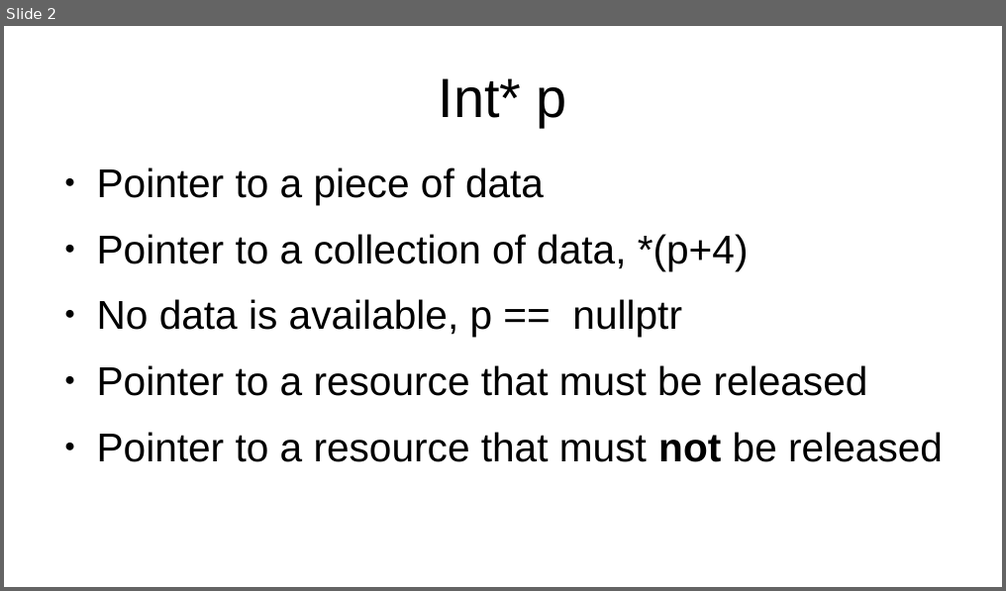
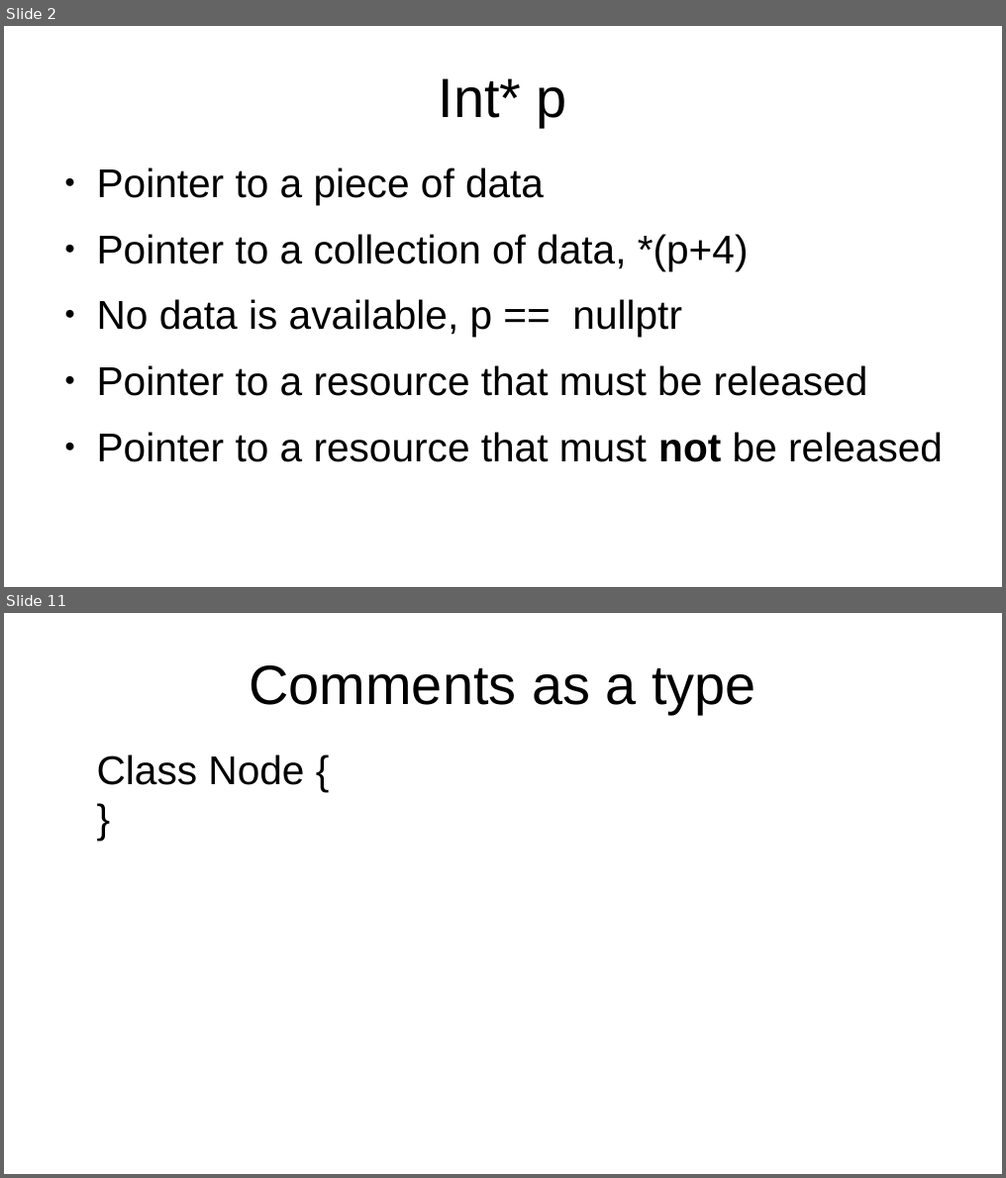
Before and after one commit to marcpawl/nullptr, a slide deck: slideshow.odp. Shown one above the other, each under a label of ours: slide 2 before the commit, slides 2 and 11 after it; the slides between them are not shown. The pictures are 1006x591 and 1006x1178 pixels, drawn with LibreOffice and Linux fonts; fonts in the diff are those of the drawing. Boxes give left, top, right and bottom in pixels: in the first picture for what was removed or moved away, otherwise in the second. Text is boxed around its words. In the diff, an @@ line names an element or a change of style, - is before the commit and + after.

```diff
--- a/slideshow.odp
+++ b/slideshow.odp
@@ slide 11 added at box(4, 613, 1002, 1174), background #FFFFFF @@
@@ title added at box(250, 665, 756, 714), 44 pt, text #000000 @@
+Comments as a type
@@ text added at box(97, 755, 304, 785), 32 pt, text #000000 @@
+Class Node {
+}
```
Also in this commit, not shown: 13 other slides added.
